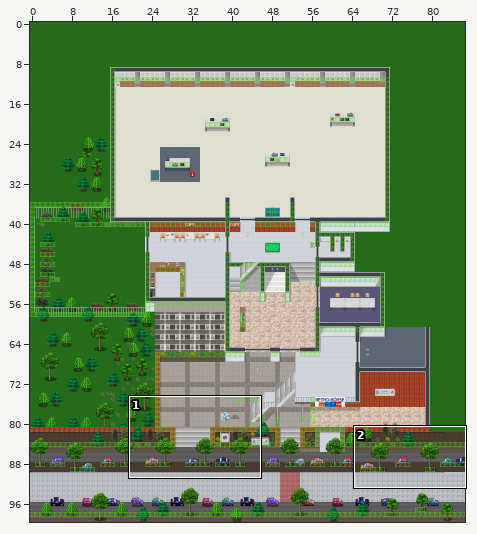
An edit to a level. Tiled map (JSON), map/boerse.json. The picture above shows the old version from afar; the outline marks the close-up.
Close-up. As it was:
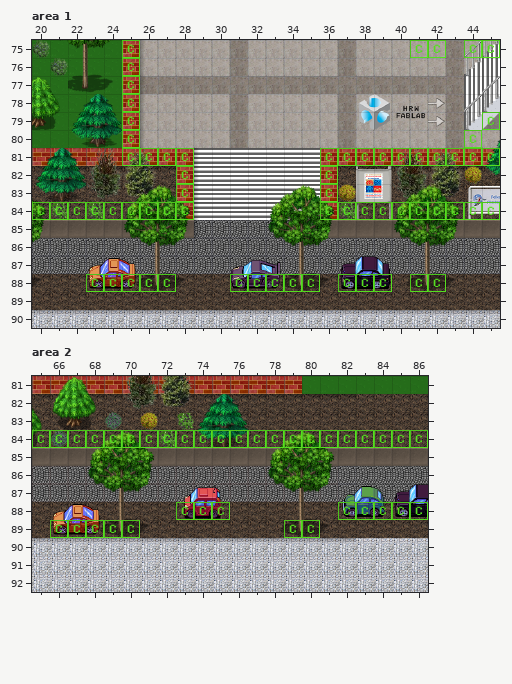
Cells are 32x32 px. Shown: area 1 x 20..45, y 75..90; area 2 x 65..86, y 81..92. The commit also changed other parts of the map, which this record leaves out.
New version:
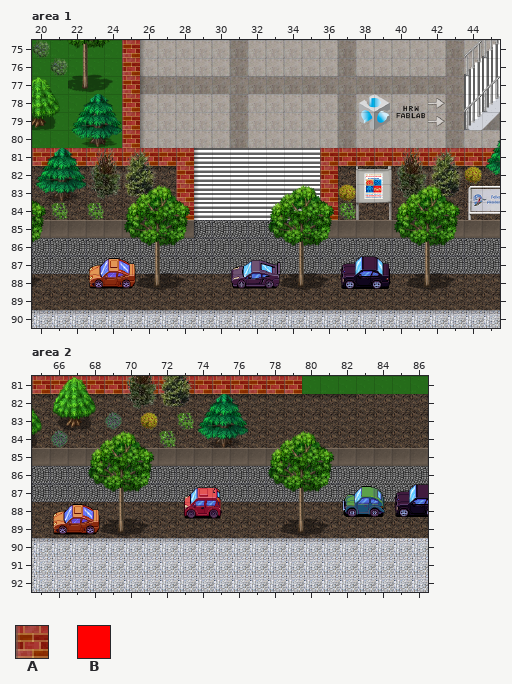
Key: from "Material": A 70, B 71.
_ is an empty cell.
See-through tiles are keyed as they look on the map.
Difference:
{"change": "layer \"collides\" opacity 100% -> 0%"}
{"where": "layer \"collides\", area 1"}
{"y":75,"x":41,"old":"AA","new":"__"}
{"change": "layer \"collides\" opacity 100% -> 0%"}
{"where": "layer \"Jitsi_V1\", area 2"}
{"y":88,"x":73,"old":"BBB","new":"___"}
{"y":89,"x":66,"old":"BBBBB","new":"_____"}
{"y":89,"x":79,"old":"BB","new":"__"}
